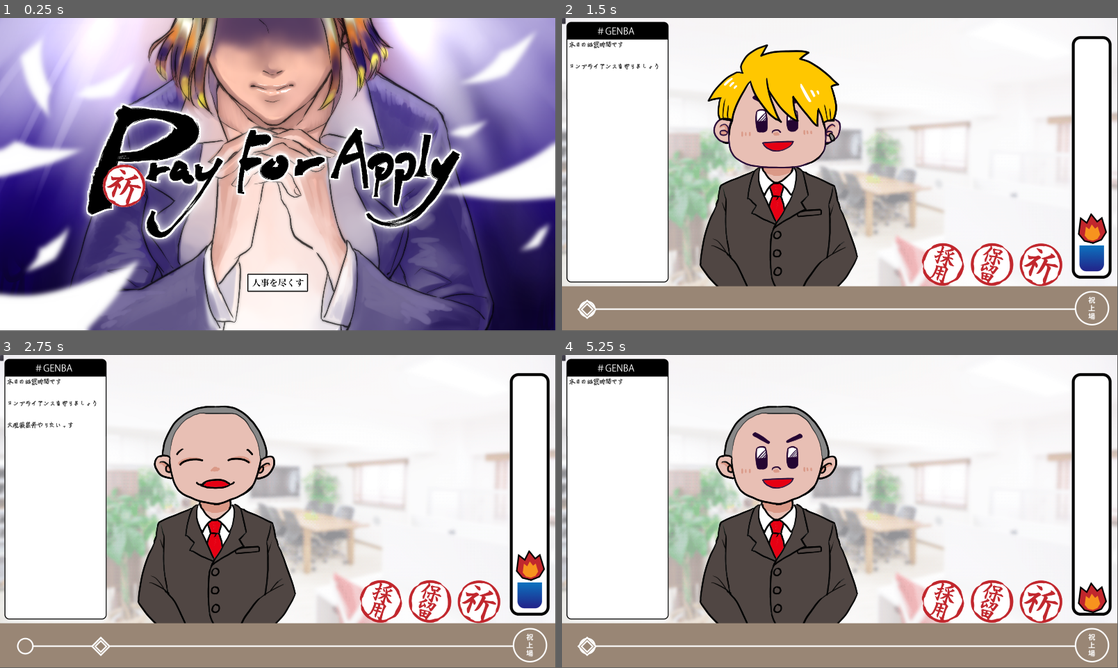
Above: before the commit, frames 1-4 (two rows, left to right).
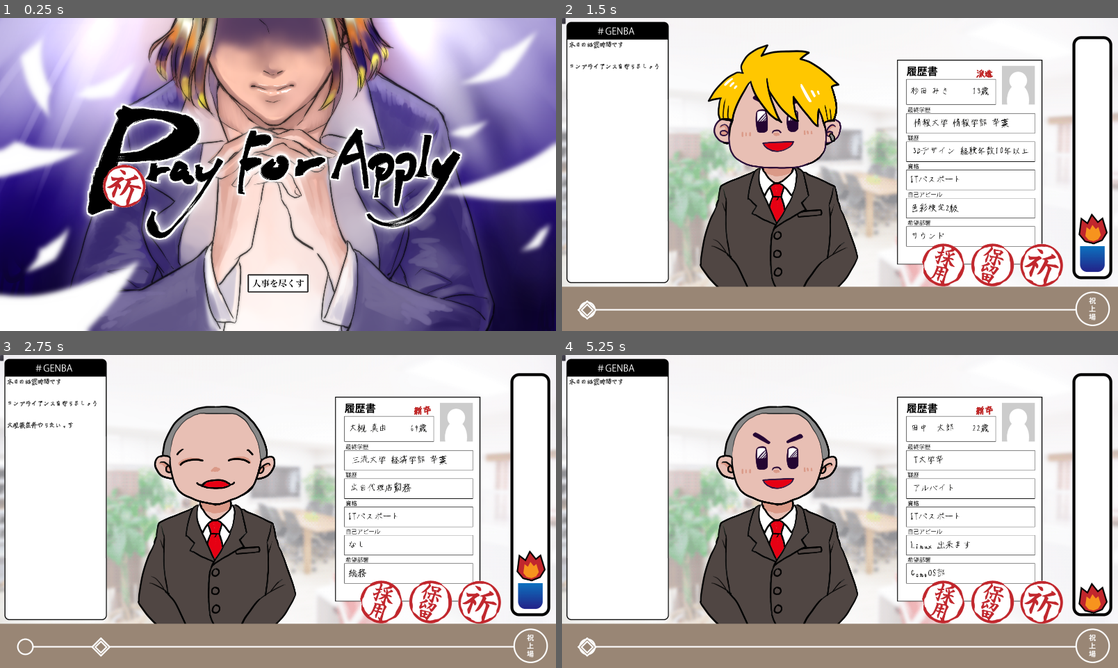
Above: after the commit, the same moments.

Repository: manzyun/PrayForApply
Game: Godot game, scene res://scenes/title_HUD.tscn
The game is run twice, just before and just after one commit, with the same random seed, the same clock (stepped at 60 frames per second) and the same inputs.
Inputs (mouse positions are in pixels of both pictures, inside the frame that each line leads up to):
- Up to frame 1 (0.25 s): no input
- Up to frame 2 (1.5 s): click (840, 287) at 0.5 s; click (940, 265) at 1.25 s
- Up to frame 3 (2.75 s): click (428, 602) at 2 s
- Up to frame 4 (5.25 s): click (1040, 602) at 2.75 s; click (562, 358) at 3.5 s; click (840, 624) at 4.25 s; click (840, 624) at 5 s
In our replay, the window is 799x449 before the commit and 800x450 after it. These sizes can differ from the game's own. Grey fills any space a smaller window leaves; there, only what the larger window draws over its background counts as a difference.

The runs differ from the first frame. In frame 1, 5.6% of the frame differs, in the area x 0-100%, y 0-100%; in frame 2, 9.2%, in the area x 0-100%, y 0-99%; in frame 3, 8.9%; in frame 4, 8.6%.

Commit message:
fix anytinngs
発表直前でいろいろと問題を解消した。

Diff:
--- a/project.godot
+++ b/project.godot
@@ -18,6 +18,11 @@
 
 window/size/width=1920
 window/size/height=1080
+window/stretch/mode="viewport"
+
+[global]
+
+Dispray=false
 
 [input]
 
--- a/scenes/Resume.gd
+++ b/scenes/Resume.gd
@@ -13,26 +13,26 @@
 
 
 # Called every frame. 'delta' is the elapsed time since the previous frame.
-var update_flag = 0;
-func _process(delta):
-	if update_flag < 1:
-		set_applyer_type("派遣")
-		set_applyer_age(33)
-		set_applyer_name("田中", "テスト")
-		set_applyer_last_education("MIT")
-		set_applyer_work_history("t社勤続8年")
-		set_applyer_apeal("テスト完璧です")
-		set_applyer_preferred_department("テスト本部")
-		set_applyer_photo("res://images/applyer_body02.png","res://images/applyer_head02.png")
-		update_flag += 1
-	pass
+#var update_flag = 0;
+#func _process(delta):
+#	if update_flag < 1:
+#		set_applyer_type("派遣")
+#		set_applyer_age(33)
+#		set_applyer_name("田中", "太郎")
+#		set_applyer_last_education("MIT")
+#		set_applyer_work_history("T社勤続8年")
+#		set_applyer_apeal("頑張ります")
+#		set_applyer_preferred_department("テスト本部")
+#		set_applyer_photo("res://images/applyer_body02.png","res://images/applyer_head02.png")
+#		update_flag += 1
+#	pass
 
 func set_applyer_type(type):
 	if type in TYPE_LIST:
 		$ApplyerType.text = type
 
-func set_applyer_name(last_name, first_Name):
-	$ApplyerName.text = last_name + first_Name
+func set_applyer_name(name):
+	$ApplyerName.text = name
 
 func set_applyer_age(age):
 	$ApplyerAge.text = str(age) + "歳"
@@ -55,3 +55,15 @@
 func set_applyer_photo(body_image_path, head_image_path):
 	$ApplyerPhoto/ApplyerBody.texture = load(body_image_path)
 	$ApplyerPhoto/ApplyerHead.texture = load(head_image_path)
+
+
+func _on_main_generate_applyer_graphics(status):
+	set_applyer_type(TYPE_LIST[rand_range(0,2)])
+	set_applyer_age(status["age"])
+	set_applyer_name(status["name"])
+	set_applyer_last_education(status["edu"])
+	set_applyer_work_history(status["workhis"])
+	set_applyer_apeal(status["license"])
+	set_applyer_preferred_department(status["occupation"])
+	set_applyer_photo("res://images/applyer_body02.png","res://images/applyer_head02.png")
+	pass # Replace with function body.
--- a/scenes/Resume.tscn
+++ b/scenes/Resume.tscn
@@ -40,7 +40,7 @@
 margin_bottom = 123.0
 custom_colors/font_color = Color( 0, 0, 0, 1 )
 custom_fonts/font = SubResource( 1 )
-text = "テスト　太郎"
+text = "田中　太郎"
 
 [node name="ApplyerAge" type="Label" parent="."]
 margin_left = 259.0
@@ -67,7 +67,7 @@
 margin_bottom = 330.0
 custom_colors/font_color = Color( 0, 0, 0, 1 )
 custom_fonts/font = SubResource( 1 )
-text = "テストアルバイト"
+text = "アルバイト"
 
 [node name="ApplyerLicense" type="Label" parent="."]
 margin_left = 44.0
@@ -76,7 +76,7 @@
 margin_bottom = 428.0
 custom_colors/font_color = Color( 0, 0, 0, 1 )
 custom_fonts/font = SubResource( 1 )
-text = "テストパスポート"
+text = "ITパスポート"
 
 [node name="ApplyerAppeal" type="Label" parent="."]
 margin_left = 47.0
@@ -85,7 +85,7 @@
 margin_bottom = 527.0
 custom_colors/font_color = Color( 0, 0, 0, 1 )
 custom_fonts/font = SubResource( 1 )
-text = "テスト出来ます"
+text = "Linux 出来ます"
 
 [node name="ApplyerPreferredDepartment" type="Label" parent="."]
 margin_left = 47.0
@@ -94,9 +94,10 @@
 margin_bottom = 624.0
 custom_colors/font_color = Color( 0, 0, 0, 1 )
 custom_fonts/font = SubResource( 1 )
-text = "テスト部"
+text = "CentOS部"
 
 [node name="ApplyerPhoto" type="ColorRect" parent="."]
+visible = false
 margin_left = 362.0
 margin_top = 23.0
 margin_right = 476.0
@@ -104,6 +105,7 @@
 color = Color( 0.239216, 0.352941, 0.741176, 1 )
 
 [node name="ApplyerBody" type="TextureRect" parent="ApplyerPhoto"]
+visible = false
 margin_top = -24.0
 margin_right = 701.0
 margin_bottom = 1056.0
@@ -111,6 +113,7 @@
 texture = ExtResource( 2 )
 
 [node name="ApplyerHead" type="TextureRect" parent="ApplyerPhoto"]
+visible = false
 margin_top = -22.0
 margin_right = 701.0
 margin_bottom = 1058.0
--- a/scenes/main.tscn
+++ b/scenes/main.tscn
@@ -30,6 +30,7 @@
 [ext_resource path="res://scenes/FlameProgress.tscn" type="PackedScene" id=28]
 [ext_resource path="res://scenes/ListedProgress.tscn" type="PackedScene" id=29]
 [ext_resource path="res://scenes/ending_HUD.tscn" type="PackedScene" id=30]
+[ext_resource path="res://scenes/Resume.tscn" type="PackedScene" id=31]
 
 [sub_resource type="SpriteFrames" id=1]
 animations = [ {
@@ -124,8 +125,11 @@
 margin_bottom = 20.0
 shortcut = SubResource( 5 )
 
+[node name="Resume" parent="." instance=ExtResource( 31 )]
+
 [connection signal="bad_end" from="." to="ending_HUD" method="show_bad_end"]
 [connection signal="generate_applyer_graphics" from="." to="Applyer" method="_generate_applyer_graphics"]
+[connection signal="generate_applyer_graphics" from="." to="Resume" method="_on_main_generate_applyer_graphics"]
 [connection signal="good_end" from="." to="ending_HUD" method="show_good_end"]
 [connection signal="play_or_apply_rating" from="." to="main_HUD" method="_calc_score"]
 [connection signal="time_out" from="." to="ending_HUD" method="show_time_out"]
--- a/scripts/Applyer.gd
+++ b/scripts/Applyer.gd
@@ -6,25 +6,90 @@
 signal graphics_pare
 
 func _ready():
-    pass
+	pass
 
 func _generate_applyer_graphics(var dict):
-    var rng = RandomNumberGenerator.new()
-    rng.randomize()
+	var rng = RandomNumberGenerator.new()
+	rng.randomize()
 
-    var body
-    var head
-    var applyer_status = dict
+	var body
+	var head
+	var applyer_status = dict
 
-    if applyer_status["gender"] == 0:
-        body = rng.randi_range(0, 1)
-        animated_sprite_body.frame = body
-        head = rng.randi_range(0, 7)
-        animated_sprite_head.frame = head
-    else:
-        body = rng.randi_range(2, 3)
-        animated_sprite_body.frame = body
-        head = rng.randi_range(8, 15)
-        animated_sprite_head.frame = head
+	if applyer_status["gender"] == 0:
+		body = rng.randi_range(0, 1)
+		animated_sprite_body.frame = body
+		head = rng.randi_range(0, 7)
+		animated_sprite_head.frame = head
+	else:
+		body = rng.randi_range(2, 3)
+		animated_sprite_body.frame = body
+		head = rng.randi_range(8, 15)
+		animated_sprite_head.frame = head
 
-    emit_signal("graphics_pare", body, head)
+		if applyer_status["edu"] == "アート専門学校 3Dアーティストコース 卒業":
+			head = -1
+			body = -1
+			pass
+
+		if applyer_status["edu"] == "アート専門学校 イラストレーターコース 卒業":
+			head = -1
+			body = -1
+			pass
+
+		if applyer_status["edu"] == "アート専門学校 デジタルサウンドコース 卒業":
+			head = -1
+			body = -1
+			pass
+
+		if applyer_status["edu"] == "デジタル専門学校 卒業":
+			head = -1
+			body = -1
+			pass
+
+		if applyer_status["edu"] == "芸術大学 芸術学部 卒業":
+			head = -1
+			body = -1
+			pass
+
+		if applyer_status["workhis"] == "未経験":
+			head = -1
+			body = -1
+			pass
+
+		if applyer_status["workhis"] == "プログラマー 経験年数3年以上":
+			head = -1
+			body = -1
+			pass
+
+		if applyer_status["workhis"] == "プログラマー 経験年数10年以上":
+			head = -1
+			body = -1
+			pass
+
+		if applyer_status["workhis"] == "ゲーム会社勤務(PG)":
+			head = -1
+			body = -1
+			pass
+
+		if applyer_status["workhis"] == "2Ｄデザイン 経験年数10年以上":
+			head = -1
+			body = -1
+			pass
+
+		if applyer_status["license"] == "色彩検定2級":
+			head = -1
+			body = -1
+			pass
+
+		if applyer_status["license"] == "CAD技能検定一級":
+			head = -1
+			body = -1
+			pass
+
+		if applyer_status["license"] == "blender検定一級":
+			head = -1
+			body = -1
+			pass
+
+	emit_signal("graphics_pare", body, head)
--- a/scripts/main.gd
+++ b/scripts/main.gd
@@ -27,8 +27,7 @@
 		"edu": "hoisotsu",
 		"workhis": "neet",
 		"license": "nashi",
-		"occupation": 0,
-		"employment": 0,
+		"occupation": "nashi",
 		}
 	return applyer_dict
 
@@ -38,16 +37,119 @@
 	var applyer_status_dict = construct_applyer()
 
 	var surname = [
-		"Satou",
-		"Saitou",
-		"Sasaki",
-		"Sagawa",
-		"Sayama",
+		"佐藤",
+		"鈴木",
+		"高橋",
+		"本間",
+		"中島",
+		"天元",
+		"柳川",
+		"大貫",
+		"林",
+		"二谷",
+		"高坂",
+		"松本",
+		"斎藤",
+		"井上",
+		"木下",
+		"田所",
+		"久保",
+		"杉田",
+		"曽山",
+		"中村",
+		"相沢",
+		"相澤",
+		"片岡",
+		"亜田岡",
+		"森",
+		"阿部",
+		"池田",
+		"千葉",
+		"花山",
+		"ビダン",
+		"田中",
+		"木村",
+		"大槻",
+		"土江田",
+		"吉田",
+		"沼田",
+		"後藤",
+		"岡田",
+		"長谷川",
+		"前田",
+		"石川",
+		"山下",
+		"山上",
+		"橋本",
+		"阿倍",
+		"沼川",
+		"沼里",
+		"加藤",
+		"三浦",
+		"西村",
+		"山崎",
 	   ]
 	var firstname = [
-		"Ritsu",
-		"Akira",
-		"Pikachu",
+		"律",
+		"晃",
+		"ピカチュウ",
+		"ヤクチュウ",
+		"智",
+		"真由",
+		"みつね",
+		"真一",
+		"新一",
+		"薫",
+		"美咲",
+		"カミーユ",
+		"侑哉",
+		"晋三",
+		"一二三",
+		"春菜",
+		"はるか",
+		"さくらこ",
+		"かおるこ",
+		"すみれこ",
+		"沙織",
+		"葵",
+		"碧",
+		"舞",
+		"まい",
+		"瞳",
+		"あやか",
+		"零",
+		"黎",
+		"健太郎",
+		"健二郎",
+		"健次郎",
+		"ゆうこ",
+		"優子",
+		"敦子",
+		"敦",
+		"こういち",
+		"康一",
+		"康一朗",
+		"真琴",
+		"ひろゆき",
+		"誠",
+		"みのりこ",
+		"穣子",
+		"娘々",
+		"なるみ",
+		"あや",
+		"文",
+		"彩",
+		"勲",
+		"十四郎",
+		"俊弘",
+		"準",
+		"潤",
+		"純",
+		"淳一",
+		"順一",
+		"愛",
+		"みほ",
+		"みき",
 	   ]
 	var fullname = surname[rng.randi() % surname.size()]\
 					+ " "\
@@ -55,25 +157,67 @@
 	var age = rng.randi_range(0, 100)
 	var gender = rng.randi_range(0,1)
 	var edu_list = [
-		"Chu",
-		"Kou",
-		"Dai",
-		"Kosen",
+		"中卒",
+		"高卒",
+		"アート専門学校 3Dアーティストコース 卒業",
+		"アート専門学校 イラストレーターコース 卒業",
+		"アート専門学校 デジタルサウンドコース 卒業",
+		"デジタル専門学校 卒業",
+		"芸術大学 芸術学部 卒業",
+		"芸術大学 芸術学部 中退",
+		"情報大学 情報学部 卒業",
+		"情報大学 情報学部 中退",
+		"一流大学 理工学部 中退",
+		"三流大学 経済学部 卒業",
+		"三流大学 経済学部 中退",
+		"一流大学 文学部 卒業",
+		"一流大学 文学部 中退",
+		"三流大学 総合人文学部 卒業",
+		"三流大学 総合人文学部 中退",
 	   ]
 	var edu = edu_list[rng.randi() % edu_list.size()]
 	var workhis_list = [
-		"killer",
-		"prof.",
-		"singer",
+		"未経験",
+		"アルバイトリーダー経験",
+		"インターンシップ経験",
+		"プログラマー 経験年数3年以上",
+		"プログラマー 経験年数10年以上",
+		"ゲーム会社勤務(PG)",
+		"2Ｄデザイン 経験年数3年以上",
+		"2Ｄデザイン 経験年数10年以上",
+		"ゲーム会社勤務(2D)",
+		"3Dデザイン 経験年数3年以上",
+		"3Dデザイン 経験年数10年以上",
+		"サウンド 経験年数3年以上",
+		"サウンド 経験年数10年以上",
+		"ゲーム会社勤務(サウンド)",
+		"デザイン会社勤務",
+		"小説家",
+		"広告代理店勤務",
 	   ]
 	var workhis = workhis_list[rng.randi() % workhis_list.size()]
 	var license_list = [
-		"nashi",
-		"ITpass",
-		"eikenpre2",
+		"なし",
+		"普通自動車免許",
+		"Adobe",
+		"パソコン検定一級",
+		"色彩検定2級",
+		"CAD技能検定一級",
+		"blender検定一級",
+		"カラーコーディネイター2級",
+		"実用英語技能検定準2級",
 	   ]
 	var license = license_list[rng.randi() % license_list.size()]
-	var occupation = rng.randi_range(0, 3)
+	var occupation_list = [
+		"総務",
+		"営業",
+		"プランナー",
+		"ライター",
+		"2Dデザイン",
+		"3Dデザイン",
+		"サウンド",
+	   ]
+	var occupation = occupation_list[rng.randi() % occupation_list.size()]
 	var employment = rng.randi_range(0, 3)
 	applyer_status_dict["name"] = fullname
 	applyer_status_dict["age"] = age
@@ -108,6 +252,9 @@
 	if applyer_graphics[1] == 13:
 		correct = 1
 
+	if applyer_graphics[0] == -1:
+		correct = 1
+
 	if status == correct:
 		# 上場ゲージを伸ばす
 		#print("上場")
@@ -130,3 +277,7 @@
 	# パラメータでシグナルを変える
 	emit_signal("good_end")
 	pass
+
+
+func _on_main_generate_applyer_graphics():
+	pass # Replace with function body.
Not shown: 1 places in scenes/main.tscn that only renumber resources
